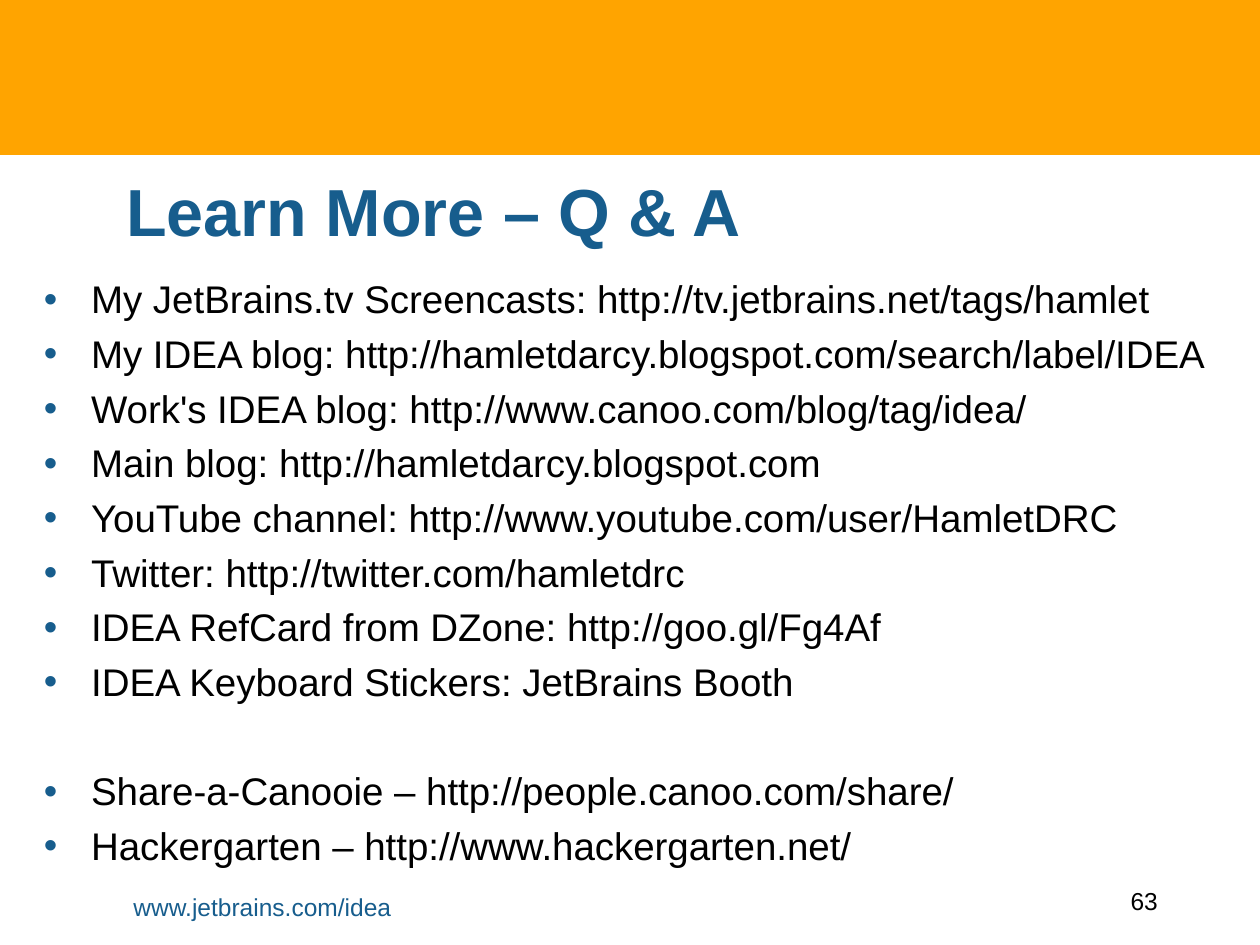
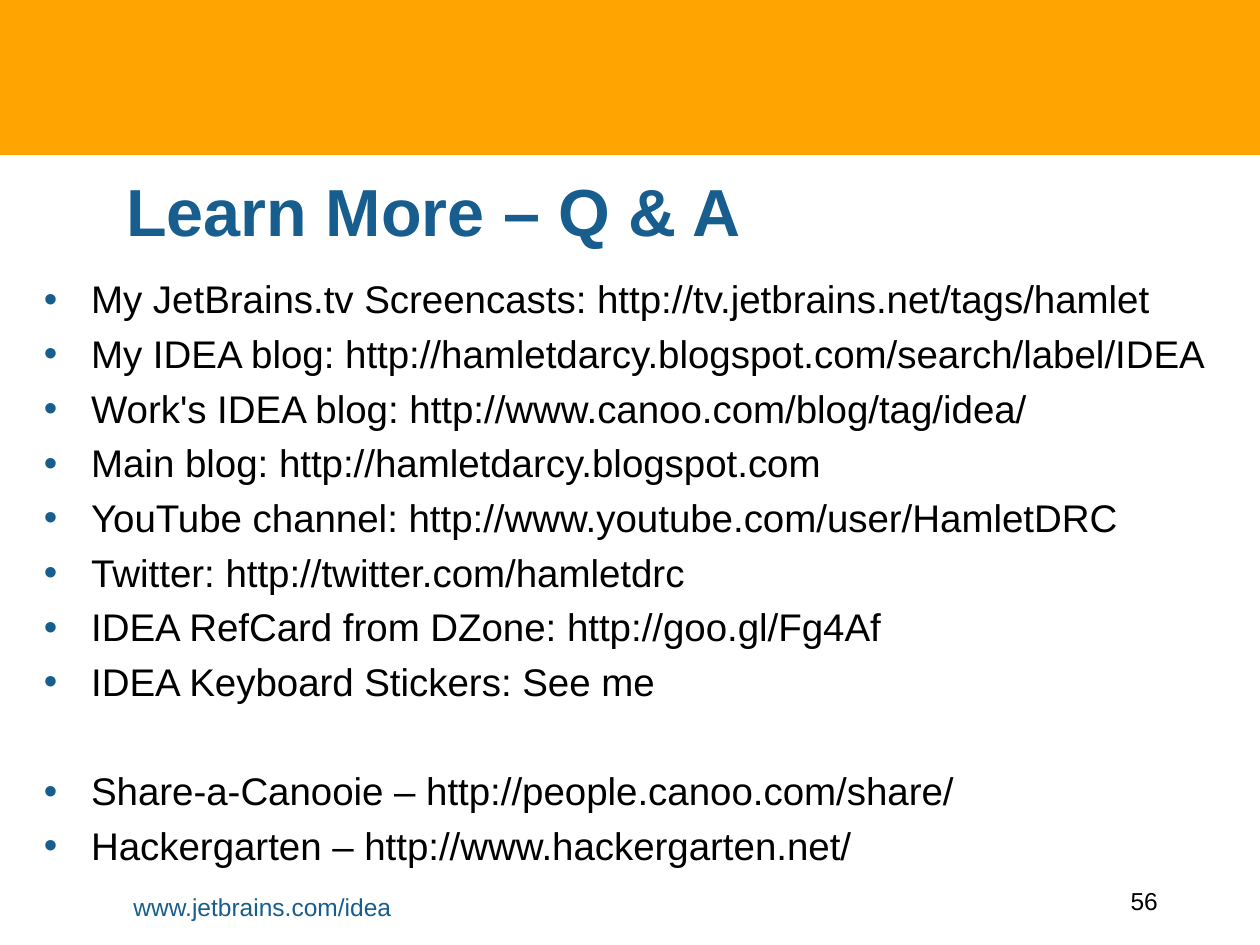
Before and after one commit to HamletDRC/presentations, a slide deck: slide 56 of staticanalysis/StaticAnalysisAndASTTransforms.odp (slide 63 before the commit). Drawn at 1260x945 pixels with LibreOffice and Linux fonts; fonts in the diff are those of the drawing; background and template pictures are left out. Boxes give left, top, right and bottom in pixels: in the first picture for what was removed or moved away, otherwise in the second. Text is boxed around its words. In the diff, an @@ line names an element or a change of style, - is before the commit and + after.

```diff
--- a/staticanalysis/StaticAnalysisAndASTTransforms.odp
+++ b/staticanalysis/StaticAnalysisAndASTTransforms.odp
@@ text at (91,668,654,704): text changed @@
-• IDEA Keyboard Stickers: JetBrains Booth
+• IDEA Keyboard Stickers: See me
@@ page number at (1131,893,1158,911): text changed @@
-63
+56
```
Also in this commit, not shown: 6 other slides changed, 2 slides added, 9 slides removed.
